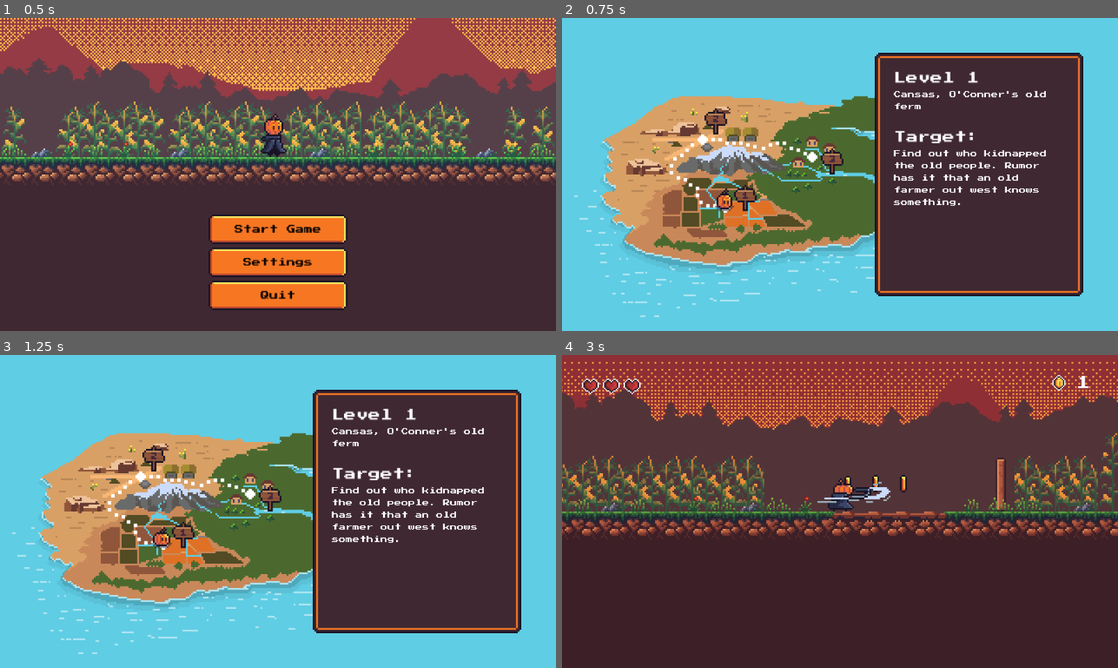
Above: before the commit, frames 1-4 (two rows, left to right).
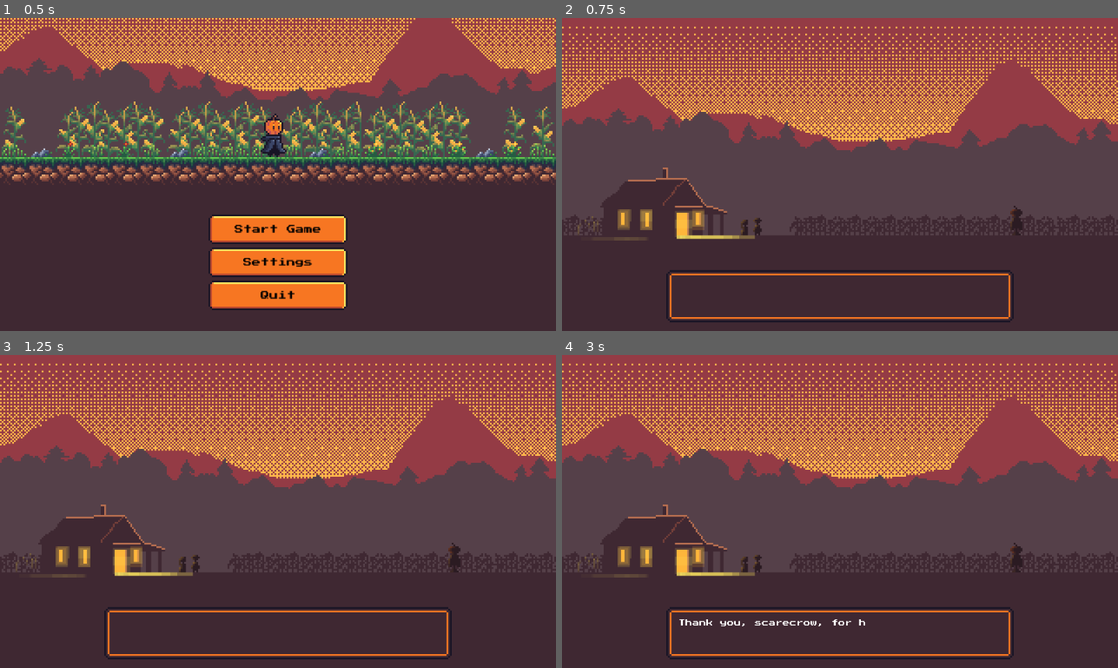
Above: after the commit, the same moments.

Repository: fupgame/Retro-Pixel-Jam---Platformer
Game: Godot game, scene res://features/root/root_context.tscn
Same seed, same stepped clock (60 frames per second), same inputs: the game is played once before the commit and once after it.
Inputs:
- Up to frame 1 (0.5 s): no input
- Up to frame 2 (0.75 s): click "Start Game" at 0.5 s
- Up to frame 3 (1.25 s): no input
- Up to frame 4 (3 s): tap Enter (ui_accept) at 1.25 s; hold D (right) 1.28-2.78 s; tap Space (attack) at 1.35, 2.1, 2.85 s; tap W (jump) at 1.52, 2.27 s; hold A (left) from 2.78 s (still down)

Frame 1 is identical in both runs. In frame 2, 83% of the frame differs, in the area x 0-100%, y 0-100%; in frame 3, 83%; in frame 4, 48%.

Commit message:
1.6.0
Make Cutscene

Diff:
--- /dev/null
+++ b/features/cutscene/assets/resources/cutscene_sprite_frames.tres
@@ -0,0 +1,229 @@
+[gd_resource type="SpriteFrames" format=3 uid="uid://d0y5g57a0b0wo"]
+
+[ext_resource type="Texture2D" uid="uid://diluvxapg6sth" path="res://features/cutscene/assets/sprites/frame_000.png" id="1_iq58y"]
+[ext_resource type="Texture2D" uid="uid://6ofekc1s2rh1" path="res://features/cutscene/assets/sprites/frame_001.png" id="2_dcxel"]
+[ext_resource type="Texture2D" uid="uid://bb8f2ljiyh2ww" path="res://features/cutscene/assets/sprites/frame_002.png" id="3_pd2uv"]
+[ext_resource type="Texture2D" uid="uid://b0gvutqcgmncy" path="res://features/cutscene/assets/sprites/frame_003.png" id="4_srnvi"]
+[ext_resource type="Texture2D" uid="uid://b3kedeuoe3t3s" path="res://features/cutscene/assets/sprites/frame_004.png" id="5_s6xxv"]
+[ext_resource type="Texture2D" uid="uid://cdb4pyh8hdt3i" path="res://features/cutscene/assets/sprites/frame_005.png" id="6_m3gh7"]
+[ext_resource type="Texture2D" uid="uid://uoiyj5s6d0r7" path="res://features/cutscene/assets/sprites/frame_006.png" id="7_tj1hs"]
+[ext_resource type="Texture2D" uid="uid://dcd4qhshf8tlq" path="res://features/cutscene/assets/sprites/frame_007.png" id="8_jqofu"]
+[ext_resource type="Texture2D" uid="uid://dyj742la5b0ao" path="res://features/cutscene/assets/sprites/frame_008.png" id="9_qd80b"]
+[ext_resource type="Texture2D" uid="uid://b370fu7yagydp" path="res://features/cutscene/assets/sprites/frame_009.png" id="10_xyaby"]
+[ext_resource type="Texture2D" uid="uid://dcx5ascgrlge8" path="res://features/cutscene/assets/sprites/frame_010.png" id="11_tcehk"]
+[ext_resource type="Texture2D" uid="uid://hap77tjq3iuq" path="res://features/cutscene/assets/sprites/frame_011.png" id="12_4ia7r"]
+[ext_resource type="Texture2D" uid="uid://kb863gvetepk" path="res://features/cutscene/assets/sprites/frame_012.png" id="13_kc1ge"]
+[ext_resource type="Texture2D" uid="uid://bc4f3fi06been" path="res://features/cutscene/assets/sprites/frame_013.png" id="14_iixdj"]
+[ext_resource type="Texture2D" uid="uid://dxxx4pwlgs70u" path="res://features/cutscene/assets/sprites/frame_014.png" id="15_iswlc"]
+[ext_resource type="Texture2D" uid="uid://de6iy7iifgx5t" path="res://features/cutscene/assets/sprites/frame_015.png" id="16_462ne"]
+[ext_resource type="Texture2D" uid="uid://qxmvwgnjhg8q" path="res://features/cutscene/assets/sprites/frame_016.png" id="17_dng1e"]
+[ext_resource type="Texture2D" uid="uid://bmdvo62hxoo44" path="res://features/cutscene/assets/sprites/frame_017.png" id="18_x847t"]
+[ext_resource type="Texture2D" uid="uid://b1ecf465y1lk" path="res://features/cutscene/assets/sprites/frame_018.png" id="19_63pw5"]
+[ext_resource type="Texture2D" uid="uid://d0oh7v7bkk1x4" path="res://features/cutscene/assets/sprites/frame_019.png" id="20_gl5qs"]
+[ext_resource type="Texture2D" uid="uid://clx4rlvqdc662" path="res://features/cutscene/assets/sprites/frame_020.png" id="21_axw6j"]
+[ext_resource type="Texture2D" uid="uid://bkdloedjajop1" path="res://features/cutscene/assets/sprites/frame_021.png" id="22_h0ukt"]
+[ext_resource type="Texture2D" uid="uid://dfnwnm0q1w5w8" path="res://features/cutscene/assets/sprites/frame_022.png" id="23_8w240"]
+[ext_resource type="Texture2D" uid="uid://b75l5rrw8bwyk" path="res://features/cutscene/assets/sprites/frame_023.png" id="24_nncev"]
+[ext_resource type="Texture2D" uid="uid://dopdqoajfxhaq" path="res://features/cutscene/assets/sprites/frame_024.png" id="25_nmhwo"]
+[ext_resource type="Texture2D" uid="uid://05brove8fymt" path="res://features/cutscene/assets/sprites/frame_025.png" id="26_xih06"]
+[ext_resource type="Texture2D" uid="uid://dlnjb71fh7jkj" path="res://features/cutscene/assets/sprites/frame_026.png" id="27_03sjq"]
+[ext_resource type="Texture2D" uid="uid://cfh6mryfg1m75" path="res://features/cutscene/assets/sprites/frame_027.png" id="28_a50y5"]
+[ext_resource type="Texture2D" uid="uid://cp3e5liw1i5jt" path="res://features/cutscene/assets/sprites/frame_028.png" id="29_802al"]
+[ext_resource type="Texture2D" uid="uid://ie6tosft8l6x" path="res://features/cutscene/assets/sprites/frame_029.png" id="30_np85e"]
+[ext_resource type="Texture2D" uid="uid://dtvdwmeqkjppn" path="res://features/cutscene/assets/sprites/frame_030.png" id="31_tx4co"]
+[ext_resource type="Texture2D" uid="uid://bpq8h724osss4" path="res://features/cutscene/assets/sprites/frame_031.png" id="32_a6gbk"]
+[ext_resource type="Texture2D" uid="uid://dmndiu3dj6wf" path="res://features/cutscene/assets/sprites/frame_032.png" id="33_r7svv"]
+[ext_resource type="Texture2D" uid="uid://df00cyklw8t3t" path="res://features/cutscene/assets/sprites/frame_033.png" id="34_q6p2c"]
+[ext_resource type="Texture2D" uid="uid://dmc06y5ac5n4f" path="res://features/cutscene/assets/sprites/frame_034.png" id="35_abfbv"]
+[ext_resource type="Texture2D" uid="uid://cry05pyugmy5r" path="res://features/cutscene/assets/sprites/frame_035.png" id="36_utdj8"]
+[ext_resource type="Texture2D" uid="uid://ce88ukdns5peg" path="res://features/cutscene/assets/sprites/frame_036.png" id="37_dmrhm"]
+[ext_resource type="Texture2D" uid="uid://b608ej5vcabp3" path="res://features/cutscene/assets/sprites/frame_037.png" id="38_fg03u"]
+[ext_resource type="Texture2D" uid="uid://cppppib0gx88q" path="res://features/cutscene/assets/sprites/frame_038.png" id="39_nle6g"]
+[ext_resource type="Texture2D" uid="uid://b1tnfupq444eb" path="res://features/cutscene/assets/sprites/frame_039.png" id="40_pl220"]
+[ext_resource type="Texture2D" uid="uid://065m86w4d2l7" path="res://features/cutscene/assets/sprites/frame_040.png" id="41_jhw0v"]
+[ext_resource type="Texture2D" uid="uid://d2rggireho0ut" path="res://features/cutscene/assets/sprites/frame_041.png" id="42_pquep"]
+[ext_resource type="Texture2D" uid="uid://blxqlv4t3hs5x" path="res://features/cutscene/assets/sprites/frame_042.png" id="43_0pb7a"]
+[ext_resource type="Texture2D" uid="uid://dyjcj7keol08e" path="res://features/cutscene/assets/sprites/frame_043.png" id="44_ke6w2"]
+[ext_resource type="Texture2D" uid="uid://87cj1oe6nurg" path="res://features/cutscene/assets/sprites/frame_044.png" id="45_mjrym"]
+[ext_resource type="Texture2D" uid="uid://b6a01suq4yaf1" path="res://features/cutscene/assets/sprites/frame_045.png" id="46_0sbyg"]
+[ext_resource type="Texture2D" uid="uid://dw5vgkjimdtcg" path="res://features/cutscene/assets/sprites/frame_046.png" id="47_olv63"]
+[ext_resource type="Texture2D" uid="uid://dkwsvjlgie5sv" path="res://features/cutscene/assets/sprites/frame_047.png" id="48_374wj"]
+[ext_resource type="Texture2D" uid="uid://si462mlr6ki7" path="res://features/cutscene/assets/sprites/frame_048.png" id="49_54wnp"]
+[ext_resource type="Texture2D" uid="uid://d2n164gs0uh58" path="res://features/cutscene/assets/sprites/frame_049.png" id="50_b2rhg"]
+[ext_resource type="Texture2D" uid="uid://hnqnemhu2g7u" path="res://features/cutscene/assets/sprites/frame_050.png" id="51_iji2r"]
+
+[resource]
+animations = [{
+"frames": [{
+"duration": 1.0,
+"texture": ExtResource("18_x847t")
+}, {
+"duration": 1.0,
+"texture": ExtResource("19_63pw5")
+}, {
+"duration": 1.0,
+"texture": ExtResource("20_gl5qs")
+}, {
+"duration": 1.0,
+"texture": ExtResource("21_axw6j")
+}, {
+"duration": 1.0,
+"texture": ExtResource("22_h0ukt")
+}, {
+"duration": 1.0,
+"texture": ExtResource("23_8w240")
+}, {
+"duration": 1.0,
+"texture": ExtResource("24_nncev")
+}, {
+"duration": 1.0,
+"texture": ExtResource("25_nmhwo")
+}, {
+"duration": 1.0,
+"texture": ExtResource("26_xih06")
+}, {
+"duration": 1.0,
+"texture": ExtResource("27_03sjq")
+}, {
+"duration": 1.0,
+"texture": ExtResource("28_a50y5")
+}, {
+"duration": 1.0,
+"texture": ExtResource("29_802al")
+}, {
+"duration": 1.0,
+"texture": ExtResource("30_np85e")
+}, {
+"duration": 1.0,
+"texture": ExtResource("31_tx4co")
+}, {
+"duration": 1.0,
+"texture": ExtResource("32_a6gbk")
+}, {
+"duration": 1.0,
+"texture": ExtResource("33_r7svv")
+}],
+"loop": 0,
+"name": &"abduction",
+"speed": 8.0
+}, {
+"frames": [{
+"duration": 1.0,
+"texture": ExtResource("43_0pb7a")
+}, {
+"duration": 1.0,
+"texture": ExtResource("44_ke6w2")
+}, {
+"duration": 1.0,
+"texture": ExtResource("45_mjrym")
+}, {
+"duration": 1.0,
+"texture": ExtResource("46_0sbyg")
+}, {
+"duration": 1.0,
+"texture": ExtResource("47_olv63")
+}, {
+"duration": 1.0,
+"texture": ExtResource("48_374wj")
+}, {
+"duration": 1.0,
+"texture": ExtResource("49_54wnp")
+}, {
+"duration": 1.0,
+"texture": ExtResource("50_b2rhg")
+}, {
+"duration": 1.0,
+"texture": ExtResource("51_iji2r")
+}],
+"loop": 0,
+"name": &"note",
+"speed": 5.0
+}, {
+"frames": [{
+"duration": 1.0,
+"texture": ExtResource("1_iq58y")
+}, {
+"duration": 1.0,
+"texture": ExtResource("2_dcxel")
+}, {
+"duration": 1.0,
+"texture": ExtResource("3_pd2uv")
+}, {
+"duration": 1.0,
+"texture": ExtResource("4_srnvi")
+}, {
+"duration": 1.0,
+"texture": ExtResource("5_s6xxv")
+}, {
+"duration": 1.0,
+"texture": ExtResource("6_m3gh7")
+}, {
+"duration": 1.0,
+"texture": ExtResource("7_tj1hs")
+}, {
+"duration": 1.0,
+"texture": ExtResource("8_jqofu")
+}, {
+"duration": 1.0,
+"texture": ExtResource("9_qd80b")
+}, {
+"duration": 1.0,
+"texture": ExtResource("10_xyaby")
+}, {
+"duration": 1.0,
+"texture": ExtResource("11_tcehk")
+}, {
+"duration": 1.0,
+"texture": ExtResource("12_4ia7r")
+}, {
+"duration": 1.0,
+"texture": ExtResource("13_kc1ge")
+}, {
+"duration": 1.0,
+"texture": ExtResource("14_iixdj")
+}, {
+"duration": 1.0,
+"texture": ExtResource("15_iswlc")
+}, {
+"duration": 1.0,
+"texture": ExtResource("16_462ne")
+}, {
+"duration": 1.0,
+"texture": ExtResource("17_dng1e")
+}],
+"loop": 0,
+"name": &"start_ufo",
+"speed": 12.0
+}, {
+"frames": [{
+"duration": 1.0,
+"texture": ExtResource("34_q6p2c")
+}, {
+"duration": 1.0,
+"texture": ExtResource("35_abfbv")
+}, {
+"duration": 1.0,
+"texture": ExtResource("36_utdj8")
+}, {
+"duration": 1.0,
+"texture": ExtResource("37_dmrhm")
+}, {
+"duration": 1.0,
+"texture": ExtResource("38_fg03u")
+}, {
+"duration": 1.0,
+"texture": ExtResource("39_nle6g")
+}, {
+"duration": 1.0,
+"texture": ExtResource("40_pl220")
+}, {
+"duration": 1.0,
+"texture": ExtResource("41_jhw0v")
+}, {
+"duration": 1.0,
+"texture": ExtResource("42_pquep")
+}],
+"loop": 0,
+"name": &"ufo_away",
+"speed": 12.0
+}]
--- /dev/null
+++ b/features/cutscene/cutscene.gd
@@ -0,0 +1,82 @@
+class_name Cutscene extends Node2D
+
+signal start_game_request
+
+@onready var text_label: Label = %TextLabel
+@onready var type_sfx: AudioStreamPlayer = $TypeSFX
+@onready var cutscene_animation: AnimatedSprite2D = $CutsceneAnimation
+@onready var note: TextureRect = $CanvasLayer/Note
+
+@export var _speed_type: float = 2.0
+
+var _last_character_count: int = 0
+var speed_type: float
+var _tween: Tween
+var texts: Array[String] = [
+	"Thank you, scarecrow, for helping us!",
+	"You’re like a son to us!",
+	"<3",
+	"Huh? What’s this?",
+	"Oh no! Scarecrow, save us...",
+	"We’ve got your parents!",
+	"If you want to save them, bring us the 3 bottles of ectoplasm that were taken from us ><"
+]
+
+func _ready() -> void:
+	note.visible = false
+	speed_type = _speed_type
+
+
+func type_text(text: String) -> void:
+	_last_character_count = 0
+
+	text_label.text = text
+	text_label.visible_characters = 0
+
+	_tween = create_tween()
+
+	_tween.tween_method(
+		character_type,
+		0,
+		text.length(),
+		speed_type
+	)
+
+	await _tween.finished
+
+
+func character_type(value: int) -> void:
+	var current_count: int = value
+
+	text_label.visible_characters = current_count
+
+	if current_count > _last_character_count:
+		type_sfx.play()
+		_last_character_count = current_count
+
+
+func start_cutscene() -> void:
+	await get_tree().create_timer(1.0).timeout
+	await type_text(texts[0])
+	await get_tree().create_timer(1.0).timeout
+	await type_text(texts[1])
+	await get_tree().create_timer(1.0).timeout
+	await type_text(texts[2])
+	await get_tree().create_timer(1.0).timeout
+	await type_text(texts[3])
+	await get_tree().create_timer(1.0).timeout
+	cutscene_animation.play("start_ufo")
+	await cutscene_animation.animation_finished
+	cutscene_animation.play("abduction")
+	await type_text(texts[4])
+	await get_tree().create_timer(1.0).timeout
+	cutscene_animation.play("ufo_away")
+	await cutscene_animation.animation_finished
+	cutscene_animation.play("note")
+	await cutscene_animation.animation_finished
+	note.visible = true
+	await type_text(texts[5])
+	await get_tree().create_timer(1.0).timeout
+	await type_text(texts[6])
+	await get_tree().create_timer(2.0).timeout
+	start_game_request.emit()
--- /dev/null
+++ b/features/cutscene/cutscene.tscn
@@ -0,0 +1,64 @@
+[gd_scene format=3 uid="uid://m4labdxars4s"]
+
+[ext_resource type="SpriteFrames" uid="uid://d0y5g57a0b0wo" path="res://features/cutscene/assets/resources/cutscene_sprite_frames.tres" id="1_g66ko"]
+[ext_resource type="Script" uid="uid://djjowjuausw0l" path="res://features/cutscene/cutscene.gd" id="1_ramyy"]
+[ext_resource type="AudioStream" uid="uid://db1c0nf6egu76" path="res://features/cutscene/assets/sfx/Text_Short.wav" id="2_lext3"]
+[ext_resource type="Texture2D" uid="uid://c77npadv6hoak" path="res://features/cutscene/assets/sprites/note.png" id="4_y5x41"]
+
+[node name="Cutscene" type="Node2D" unique_id=1108394985]
+script = ExtResource("1_ramyy")
+
+[node name="TypeSFX" type="AudioStreamPlayer" parent="." unique_id=1694324351]
+stream = ExtResource("2_lext3")
+bus = &"SFX"
+
+[node name="CutsceneAnimation" type="AnimatedSprite2D" parent="." unique_id=1922689096]
+position = Vector2(160, 81)
+sprite_frames = ExtResource("1_g66ko")
+animation = &"start_ufo"
+
+[node name="CanvasLayer" type="CanvasLayer" parent="." unique_id=1747719969]
+
+[node name="Note" type="TextureRect" parent="CanvasLayer" unique_id=127269926]
+visible = false
+anchors_preset = 8
+anchor_left = 0.5
+anchor_top = 0.5
+anchor_right = 0.5
+anchor_bottom = 0.5
+offset_left = -160.0
+offset_top = -100.0
+offset_right = 160.0
+offset_bottom = 100.0
+grow_horizontal = 2
+grow_vertical = 2
+texture = ExtResource("4_y5x41")
+
+[node name="PanelContainer" type="PanelContainer" parent="CanvasLayer" unique_id=448725705]
+custom_minimum_size = Vector2(200, 0)
+custom_maximum_size = Vector2(-1, 30)
+anchors_preset = 7
+anchor_left = 0.5
+anchor_top = 1.0
+anchor_right = 0.5
+anchor_bottom = 1.0
+offset_left = -100.0
+offset_top = -39.0
+offset_right = 100.0
+offset_bottom = -5.0
+grow_horizontal = 2
+grow_vertical = 0
+
+[node name="MarginContainer" type="MarginContainer" parent="CanvasLayer/PanelContainer" unique_id=554292973]
+layout_mode = 2
+theme_override_constants/margin_left = 4
+theme_override_constants/margin_top = 4
+theme_override_constants/margin_right = 4
+theme_override_constants/margin_bottom = 4
+
+[node name="TextLabel" type="Label" parent="CanvasLayer/PanelContainer/MarginContainer" unique_id=2032089522]
+unique_name_in_owner = true
+layout_mode = 2
+size_flags_vertical = 1
+theme_override_font_sizes/font_size = 4
+autowrap_mode = 2
--- a/features/game/game_context.gd
+++ b/features/game/game_context.gd
@@ -6,6 +6,7 @@
 enum SubContext {
 	MAP,
 	LEVEL,
+	CUTSCENE,
 	RESULT_GAME,
 }
 
@@ -18,6 +19,7 @@
 const MAP: PackedScene = preload("uid://dtwt38spt642a")
 const LEVEL: PackedScene = preload("uid://cfbsrft6edo7s")
 const RESULT_GAME: PackedScene = preload("uid://38x7bj2bg4q0")
+const CUTSCENE: PackedScene = preload("uid://m4labdxars4s")
 
 var _current_subcontext: SubContext
 var _current_subcontext_node: Node
@@ -28,6 +30,8 @@
 var _input_handler: InputHandler
 var _input_blocker: InputBlocker
 var _current_mission: Mission =Mission.MISSION_1
+var _score: int = 0
+var _ectoplasm: = 0
 
 @onready var exit_game_button: Button = %ExitGameButton
 @onready var map_button: Button = %MapButton
@@ -57,7 +61,7 @@
 	_game_state.game_state_changed.connect(game_state_changed)
 
 	build_game_state()
-	mount_map()
+	mount_cutscene()
 
 
 func mount_map() -> void:
@@ -120,21 +124,36 @@
 		_debug.error("Result context not found", self.name)
 		return
 
+	_score = game_result["score"]
+	_ectoplasm = game_result["ectoplasm"]
+
 	add_child(result_game_context)
-	result_game_context.build(game_result["score"], game_result["ectoplasm"])
+	result_game_context.build(_score, _ectoplasm)
 	result_game_context.bind_dependencies()
 	result_game_context.setup()
 
 	_game_state.change_state(GameState.State.RESULT)
 	_game_state.change_mission(_current_mission + 1)
-	#if _game_state.available_missions.size() <= _current_mission + 1:
-		#_game_state.change_mission(_current_mission + 1)
-	#else:
-		#return
 
-	result_game_context.next_level_requested.connect(mount_level)
+	result_game_context.next_level_requested.connect(mount_map)
 
 
+func mount_cutscene() -> void:
+	demount()
+
+	_current_subcontext = SubContext.CUTSCENE
+	_current_subcontext_node = CUTSCENE.instantiate()
+
+	var cutscene_context: Cutscene = _current_subcontext_node as Cutscene
+
+	if not cutscene_context:
+		_debug.error("Cutscene context not found", self.name)
+		return
+
+	add_child(cutscene_context)
+	cutscene_context.start_cutscene()
+
+	cutscene_context.start_game_request.connect(mount_map)
 
 func demount() -> void:
 	if _current_subcontext_node:
--- a/features/game/level/level_context.gd
+++ b/features/game/level/level_context.gd
@@ -7,6 +7,12 @@
 const PLAYER: PackedScene = preload("uid://cuf2n2r328ra8")
 const UI_HUD: PackedScene = preload("uid://b2d0kmpto3638")
 const MENU_PAUSED: PackedScene = preload("uid://lw3bhkcwfc02")
+const MUSICS: Array[AudioStream] = [
+	preload("uid://dnnqcmyta17gq"),
+	preload("uid://ogoodcieqo4j"),
+	preload("uid://cdcni0w6xki8a"),
+	preload("uid://doqw0t2jsi5w7"),
+]
 
 var _level: Level
 var _player: Player
@@ -52,6 +58,8 @@
 	bind_enemies()
 	connect_collectables()
 	connect_enemies()
+	var music: AudioStream = MUSICS.pick_random()
+	_music_player.play_music(music)
 
 
 func mount_level() -> void:
--- a/features/game/level/levels/level_01.tscn
+++ b/features/game/level/levels/level_01.tscn
@@ -8,14 +8,12 @@
 [ext_resource type="PackedScene" uid="uid://83yr3euw28j2" path="res://features/game/collectable/collectable.tscn" id="5_riffr"]
 [ext_resource type="PackedScene" uid="uid://dt070nqwpop5x" path="res://features/x-agent/x_agent.tscn" id="7_o0qit"]
 [ext_resource type="PackedScene" uid="uid://dbnxbth44bvgk" path="res://features/game/level/parallax_backgrounds/parallax_background_sky_01.tscn" id="8_f6wbj"]
-[ext_resource type="PackedScene" uid="uid://d0dgbpql8pikq" path="res://features/game/level/finish_level/finish_level.tscn" id="9_rlhky"]
-
-[node name="Level01" type="Node2D" unique_id=506286125 node_paths=PackedStringArray("_player_spawn_position", "_finish_area")]
+
+[node name="Level01" type="Node2D" unique_id=506286125 node_paths=PackedStringArray("_player_spawn_position")]
 process_mode = 1
 position = Vector2(0, 1)
 script = ExtResource("1_a1owy")
 _player_spawn_position = NodePath("PlayerSpawnPosition")
-_finish_area = NodePath("FinishLevel")
 
 [node name="TileMap" type="Node2D" parent="." unique_id=1574398039]
 modulate = Color(0.96176916, 0.79610246, 0.7740608, 1)
@@ -72,7 +70,7 @@
 _max_lenght = 128.0
 
 [node name="PlayerSpawnPosition" type="Marker2D" parent="." unique_id=1977171651]
-position = Vector2(24, 144)
+position = Vector2(40, 144)
 
 [node name="Enemies" type="Node2D" parent="." unique_id=1637052181]
 
@@ -349,7 +347,28 @@
 [node name="X-Agent" parent="." unique_id=1725937327 instance=ExtResource("7_o0qit")]
 position = Vector2(4608, 360)
 
-[node name="FinishLevel" parent="." unique_id=949291754 instance=ExtResource("9_rlhky")]
-position = Vector2(272, 127)
+[node name="PanelContainer" type="PanelContainer" parent="." unique_id=1095904050]
+offset_left = 5144.0
+offset_top = -1.0
+offset_right = 5278.0
+offset_bottom = 125.0
+
+[node name="MarginContainer" type="MarginContainer" parent="PanelContainer" unique_id=880008542]
+layout_mode = 2
+theme_override_constants/margin_left = 4
+theme_override_constants/margin_top = 4
+theme_override_constants/margin_right = 4
+theme_override_constants/margin_bottom = 4
+
+[node name="Label" type="Label" parent="PanelContainer/MarginContainer" unique_id=1843964987]
+custom_minimum_size = Vector2(120, 80)
+custom_maximum_size = Vector2(120, -1)
+layout_mode = 2
+theme_override_font_sizes/font_size = 4
+text = "Thanks for playing my game!
+The original plan was to have players find 3 ectoplasms across 3 levels, but I didn't have enough time to implement that (
+So, all three jars are located right here.
+If you found all 3, congratulations! If you didn't, feel free to try and find them all! Good luck!"
+autowrap_mode = 2
 
 [editable path="TileMap/Platform4"]
--- a/features/game/result_game/result_game.tscn
+++ b/features/game/result_game/result_game.tscn
@@ -4,6 +4,7 @@
 [ext_resource type="Texture2D" uid="uid://dqu6suyy25aud" path="res://features/game/level/parallax_backgrounds/sprites/backgrounds.png" id="2_7gdsq"]
 [ext_resource type="Texture2D" uid="uid://bfaobruq0q6ar" path="res://features/game/level/parallax_backgrounds/sprites/mounts.png" id="3_ih8fj"]
 [ext_resource type="Texture2D" uid="uid://cnvihiquucgsl" path="res://features/game/level/parallax_backgrounds/sprites/forest.png" id="4_lyv8x"]
+[ext_resource type="PackedScene" uid="uid://dw7miu8ef1bl4" path="res://features/game/ui/ectoplasma_bar/ectoplasma_icon.tscn" id="5_ih8fj"]
 
 [node name="ResultGame" type="Node2D" unique_id=863013473]
 script = ExtResource("1_kvidx")
@@ -75,6 +76,7 @@
 
 [node name="Stat2" type="HBoxContainer" parent="CanvasLayer/PanelContainer/MarginContainer/VBoxContainer/VBoxContainer" unique_id=608329881]
 layout_mode = 2
+theme_override_constants/separation = 2
 
 [node name="TitleLabel" type="Label" parent="CanvasLayer/PanelContainer/MarginContainer/VBoxContainer/VBoxContainer/Stat2" unique_id=2087025964]
 layout_mode = 2
@@ -88,6 +90,21 @@
 theme_override_font_sizes/font_size = 4
 text = "0	"
 
+[node name="EctoplasmaIcon" parent="CanvasLayer/PanelContainer/MarginContainer/VBoxContainer/VBoxContainer/Stat2" unique_id=1691846217 instance=ExtResource("5_ih8fj")]
+visible = false
+custom_minimum_size = Vector2(8, 8)
+layout_mode = 2
+
+[node name="EctoplasmaIcon2" parent="CanvasLayer/PanelContainer/MarginContainer/VBoxContainer/VBoxContainer/Stat2" unique_id=1666073899 instance=ExtResource("5_ih8fj")]
+visible = false
+custom_minimum_size = Vector2(8, 8)
+layout_mode = 2
+
+[node name="EctoplasmaIcon3" parent="CanvasLayer/PanelContainer/MarginContainer/VBoxContainer/VBoxContainer/Stat2" unique_id=1179769487 instance=ExtResource("5_ih8fj")]
+visible = false
+custom_minimum_size = Vector2(8, 8)
+layout_mode = 2
+
 [node name="ContinueButton" type="Button" parent="CanvasLayer/PanelContainer/MarginContainer/VBoxContainer/VBoxContainer" unique_id=1120463254]
 unique_name_in_owner = true
 layout_mode = 2
--- a/features/main_menu/main_menu_context.gd
+++ b/features/main_menu/main_menu_context.gd
@@ -3,7 +3,7 @@
 signal start_game_requested
 signal quit_game_requested
 
-const MAIN_MENU_MUSIC: AudioStream = preload("uid://b1nqih3i67iqn")
+const MAIN_MENU_MUSIC: AudioStream = preload("uid://dnnqcmyta17gq")
 
 var _debug: Debug
 var _music_player: MusicPlayer
Binary file added: assets/art/bg_cutscene.aseprite
Binary file added: assets/art/bg_cutscene.gif
Binary file added: assets/art/note.aseprite
Not shown, added: assets/music/Adventure pack 1 ogg/Going Up.ogg.import
Not shown, added: assets/music/Adventure pack 1 ogg/arcade.ogg.import
Not shown, added: assets/music/Adventure pack 1 ogg/chibi-robot-b.ogg.import
Not shown, added: assets/music/Adventure pack 1 ogg/dark-happy-world.ogg.import
Not shown, added: assets/music/Adventure pack 1 ogg/exploration.ogg.import
Not shown, added: assets/music/Adventure pack 1 ogg/fantasy Dragon.ogg.import
Not shown, added: assets/music/Adventure pack 1 ogg/happywalking.ogg.import
Not shown, added: assets/music/Adventure pack 1 ogg/hurry_up_and_run.ogg.import
Not shown, added: assets/music/Adventure pack 1 ogg/public-license.txt
(and 123 more such lines)
